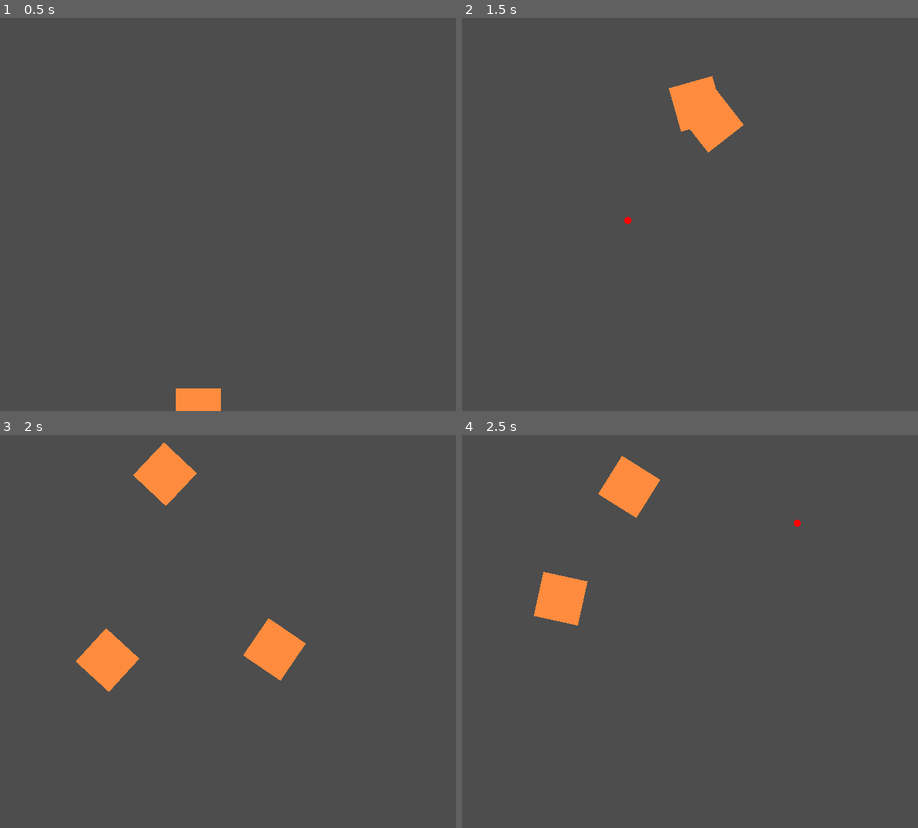
Above: before the commit, frames 1-4 (two rows, left to right).
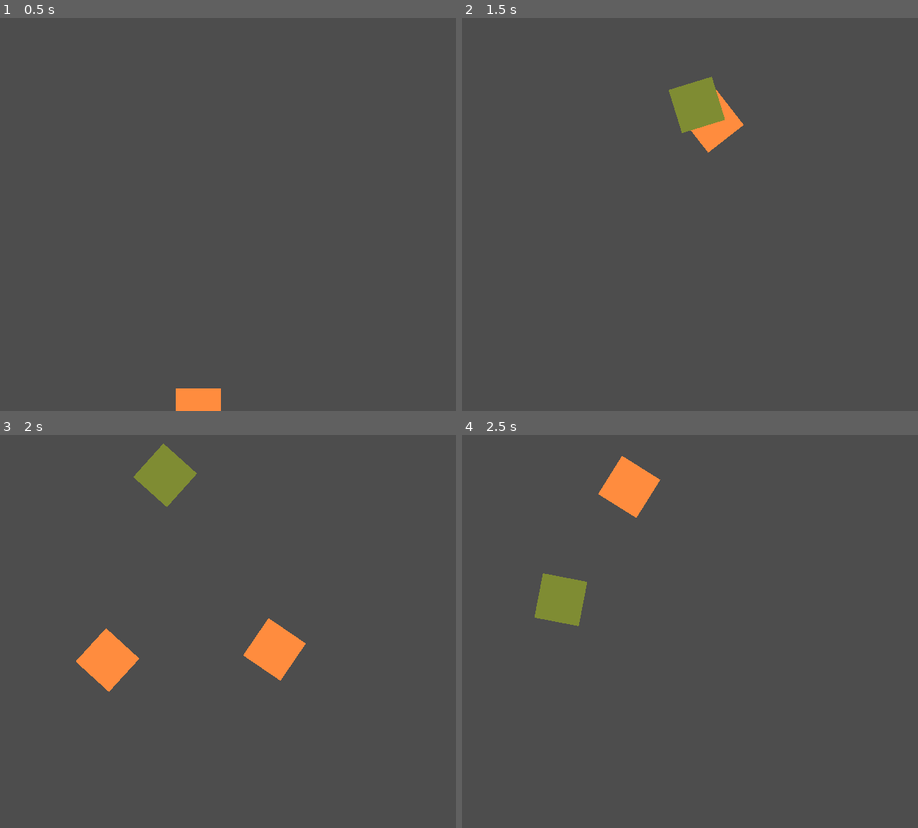
Above: after the commit, the same moments.

Repository: leafcabral/leafs-arcade
Game: Godot game, scene res://main/game_root.tscn
Same seed, same stepped clock (60 frames per second), same inputs: the game is played once before the commit and once after it.
Inputs (mouse positions are in pixels of both pictures, inside the frame that each line leads up to):
- Up to frame 1 (0.5 s): no input
- Up to frame 2 (1.5 s): move the mouse to (863, 179) at 0.52 s; press the mouse at (863, 179) at 0.53 s; move the mouse to (626, 222) at 1.27 s; release the mouse at (626, 222) at 1.28 s; click (626, 222) at 1.35 s
- Up to frame 3 (2 s): no input
- Up to frame 4 (2.5 s): move the mouse to (799, 521) at 2.02 s; press the mouse at (799, 521) at 2.03 s

Frame 1 is identical in both runs. In frame 2, 1.2% of the frame differs, in the area x 35-58%, y 14-53%; in frame 3, 1.2%; in frame 4, 1.2%, in the area x 15-75%, y 21-49%.

Commit message:
feat(fruit_ninja): Made fruits detect collision with player's blade
Removed points debug in Player scene

Added Area2D inside Fruit scene and moved its parent CollisionShape2D to this, so it can detect collisions

Created hit(...) signal for fruit.gd that will be emitted when the fruit's Area2D's CollisionShape2D hit the blade while also disabling the shape

Changed _process(...) to _physics_process(...) in mouse_trail_component.gd to avoid error where Fruits check collisions when MouseTrail isn't ready for it

Temporary color change in fruit_manager.gd for when a fruit has been hit

Diff:
--- a/4-fruit-ninja/common/components/mouse_trail_component.gd
+++ b/4-fruit-ninja/common/components/mouse_trail_component.gd
@@ -21,7 +21,7 @@
 @onready var collision_objects_2d := find_children("*", "CollisionObject2D", false)
 
 
-func _process(delta: float) -> void:
+func _physics_process(delta: float) -> void:
 	var mouse_position := get_local_mouse_position()
 
 	if Input.is_action_just_pressed("slice"):
@@ -108,10 +108,10 @@
 
 	if points and collision_objects_2d:
 		var num_points_for_collision: int = min(get_point_count(), collision_points_enabled)
-		for i in num_points_for_collision - 1:
+		for i in range(-1, -num_points_for_collision, -1):
 			var segment := SegmentShape2D.new()
 			segment.a = points[i]
-			segment.b = points[i + 1]
+			segment.b = points[i - 1]
 			var collision_shape := CollisionShape2D.new()
 			collision_shape.shape = segment
 
--- a/4-fruit-ninja/entities/fruit/fruit.gd
+++ b/4-fruit-ninja/entities/fruit/fruit.gd
@@ -3,11 +3,13 @@
 
 
 signal exited_screen(fruit: Fruit)
+signal hit(fruit: Fruit)
 
 const AVG_SPEED := 300.0
 const MAX_ANGLE_DELTA := PI / 3
 
 @onready var viewport_size := get_viewport_rect().size
+@onready var collision_shape_2d: CollisionShape2D = $Area2D/CollisionShape2D2
 
 
 func _ready() -> void:
@@ -36,3 +38,8 @@
 
 func _on_visible_on_screen_notifier_2d_screen_exited() -> void:
 	exited_screen.emit(self)
+
+
+func _on_area_2d_body_entered(_body: Node2D) -> void:
+	hit.emit(self)
+	collision_shape_2d.set_deferred("disabled", true)
--- a/4-fruit-ninja/entities/fruit/fruit.tscn
+++ b/4-fruit-ninja/entities/fruit/fruit.tscn
@@ -16,17 +16,22 @@
 size = Vector2(64, 64)
 
 [node name="Fruit" type="RigidBody2D"]
-collision_layer = 2
+collision_layer = 0
+collision_mask = 0
 angular_damp = -1.0
 script = ExtResource("1_cv02n")
 
 [node name="Sprite2D" type="Sprite2D" parent="."]
 texture = SubResource("GradientTexture2D_cv02n")
 
-[node name="CollisionShape2D" type="CollisionShape2D" parent="."]
-shape = SubResource("RectangleShape2D_cv02n")
-
 [node name="VisibleOnScreenNotifier2D" type="VisibleOnScreenNotifier2D" parent="."]
 rect = Rect2(-32, -32, 64, 64)
 
+[node name="Area2D" type="Area2D" parent="."]
+collision_layer = 2
+
+[node name="CollisionShape2D2" type="CollisionShape2D" parent="Area2D"]
+shape = SubResource("RectangleShape2D_cv02n")
+
 [connection signal="screen_exited" from="VisibleOnScreenNotifier2D" to="." method="_on_visible_on_screen_notifier_2d_screen_exited"]
+[connection signal="body_entered" from="Area2D" to="." method="_on_area_2d_body_entered"]
--- a/4-fruit-ninja/entities/fruit/fruit_manager.gd
+++ b/4-fruit-ninja/entities/fruit/fruit_manager.gd
@@ -28,6 +28,7 @@
 
 		fruits.append(fruit)
 		fruit.connect("exited_screen", _on_fruit_exited_screen)
+		fruit.connect("hit", _on_fruit_hit)
 
 		fruit_timers.append(randf())
 
@@ -53,3 +54,7 @@
 
 func _on_fruit_exited_screen(fruit: Fruit) -> void:
 	erase_fruit(fruit)
+
+
+func _on_fruit_hit(fruit: Fruit) -> void:
+	fruit.modulate = Color.AQUAMARINE
--- a/4-fruit-ninja/entities/player/player.tscn
+++ b/4-fruit-ninja/entities/player/player.tscn
@@ -7,7 +7,6 @@
 script = ExtResource("1_symyc")
 
 [node name="MouseTrailComponent" parent="." instance=ExtResource("2_abrql")]
-show_points = true
 
 [node name="StaticBody2D" type="StaticBody2D" parent="MouseTrailComponent"]
 collision_mask = 2
